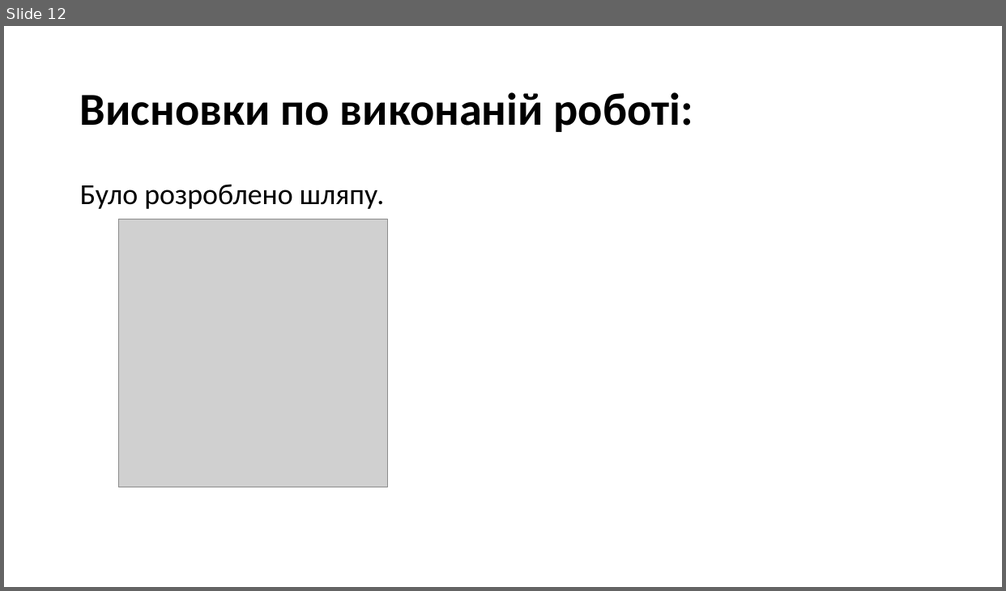
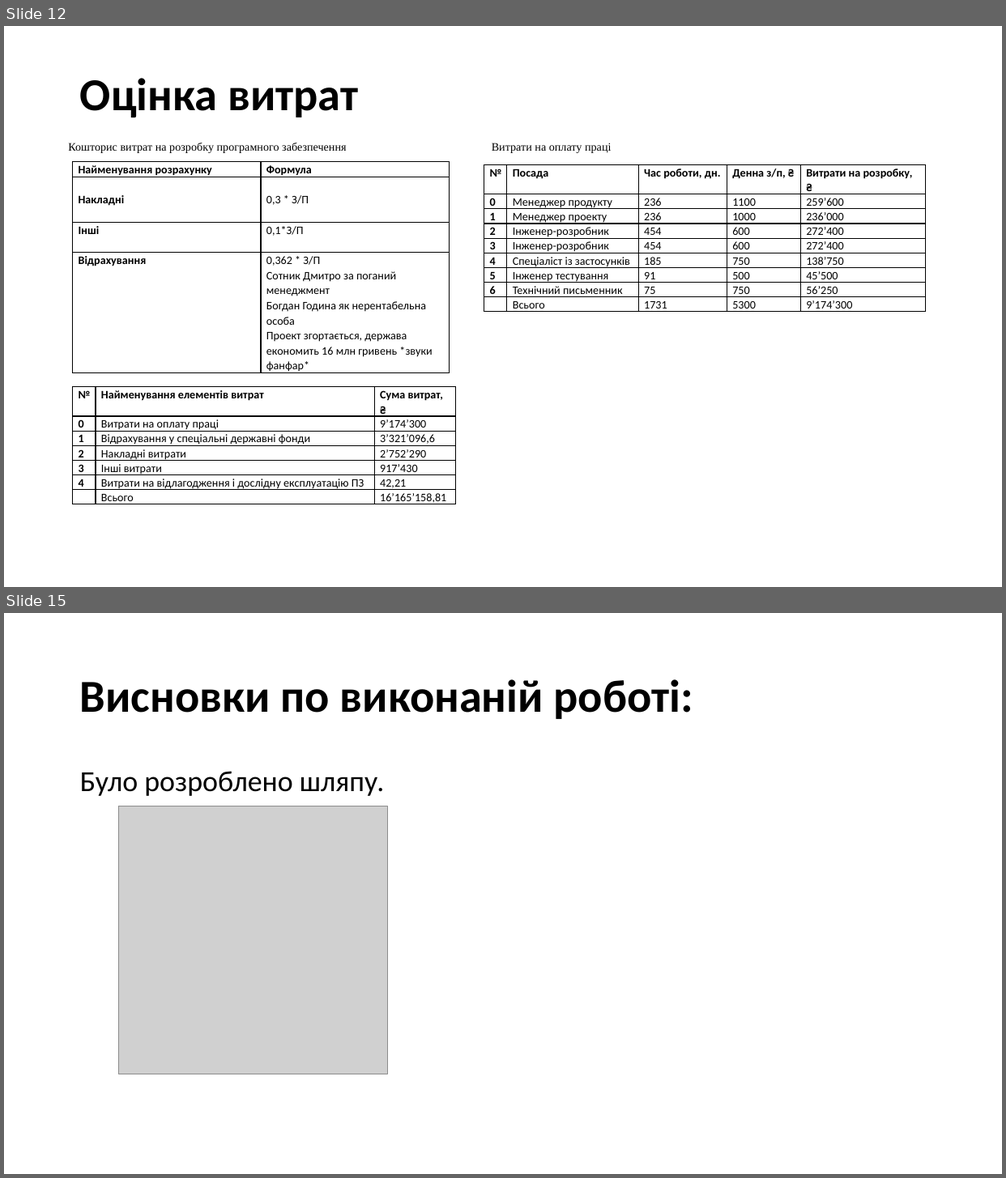
Before and after one commit to d3mage/elektronna_kafedra, a slide deck: elektronna_kafedra.pptx. Shown one above the other, each under a label of ours: slide 12 before the commit, slides 12 and 15 after it; the slides between them are not shown. The pictures are 1006x591 and 1006x1178 pixels, drawn with LibreOffice and Linux fonts; fonts in the diff are those of the drawing; grey boxes stand for pictures. Boxes give left, top, right and bottom in pixels: in the first picture for what was removed or moved away, otherwise in the second. Text is boxed around its words. In the diff, an @@ line names an element or a change of style, - is before the commit and + after.

```diff
--- a/elektronna_kafedra.pptx
+++ b/elektronna_kafedra.pptx
@@ slide 12 added at (4,26,1002,587), background #FFFFFF @@
@@ title added at (80,78,358,118), 44 pt, text #000000, bold @@
+Оцінка витрат
@@ text added at (68,143,346,153), 11 pt, text #000000 @@
+Кошторис витрат на розробку програмного забезпечення
@@ text added at (492,143,611,153), 11 pt, text #000000 @@
+Витрати на оплату праці
@@ table added at (73,162,450,375), 4 rows, 2 columns @@
+Найменування розрахунку | Формула
+Накладні | 0,3 * З/П
+Інші | 0,1*З/П
+Відрахування | 0,362 * З/П / Сотник Дмитро за поганий менеджмент / Богдан Година як нерентабельна особа / Проект згортається, держава економить 16 млн гривень *звуки фанфар*
@@ table added at (484,165,926,315), 9 rows, 5 columns @@
+№ | Посада | Час роботи, дн. | Денна з/п, ₴ | Витрати на розробку, ₴
+0 | Менеджер продукту | 236 | 1100 | 259’600
+1 | Менеджер проекту | 236 | 1000 | 236’000
+2 | Інженер-розробник | 454 | 600 | 272’400
+3 | Інженер-розробник | 454 | 600 | 272’400
+4 | Спеціаліст із застосунків | 185 | 750 | 138’750
+5 | Інженер тестування | 91 | 500 | 45’500
+6 | Технічний письменник | 75 | 750 | 56’250
+ | Всього | 1731 | 5300 | 9’174’300
@@ table added at (73,386,456,508), 7 rows, 3 columns @@
+№ | Найменування елементів витрат | Сума витрат, ₴
+0 | Витрати на оплату праці | 9’174’300
+1 | Відрахування у спеціальні державні фонди | 3’321’096,6
+2 | Накладні витрати | 2’752’290
+3 | Інші витрати | 917’430
+4 | Витрати на відлагодження і дослідну експлуатацію ПЗ | 42,21
+ | Всього | 16’165’158,81
@@ what was slide 12 is now slide 15 @@
```
Also in this commit, not shown: 1 slide changed, 7 other slides added, 5 slides removed, 1 other file.
